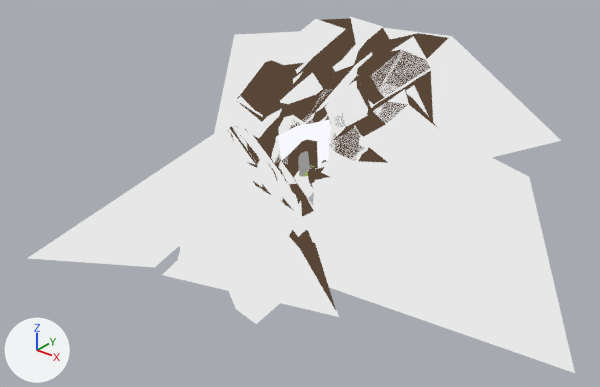
The Blender file alpine.blend as it was, and as the next commit left it.
Rendered twice from a camera (50 mm lens) standing at (1298.0, -1672.0, 996.0) and looking at (24.0, -79.0, 8.0). Lighting does not change. The marker at lower left points along +X, +Y and +Z.

Objects in the first picture: 'bsp', 'bsp.001'.
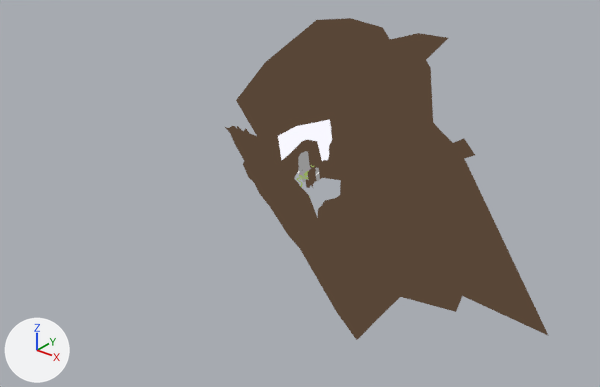
Commit message: Extend level

Pixel boxes [x1, y1, x2, y2] of what changed, in the pictures (600 x 387 px; the box of a moved part takes in the faces that stretch with it):
'bsp.001', hidden: before [28, 17, 575, 373]
'bsp', reshaped (47% wider, 9% taller): before [228, 18, 448, 312]; after [225, 18, 549, 340]
part 1 of me_bsp_mesh, built on: before [262, 59, 388, 216]; after [262, 58, 549, 340]
part 2 of me_bsp_mesh, moved or reshaped: before [359, 28, 390, 55]; after [313, 19, 390, 66]

The change, as a list of edits to the scene's bpy script:
```text
Change me_bsp_mesh:
    used by ob_bsp; parent = ob_frame; location = (-115.5, -53.01, 29.27)
    remove me_bsp_mesh.from_pydata(...)  # 2217 vertices, 4111 faces; spans x -279.0..548.0, y -412.0..560.0, z -53.0..330.0
    add me_bsp_mesh.from_pydata(...)  # 2412 vertices, 4279 faces, 1 loose edge; spans x -279.0..976.0, y -412.0..560.0, z -100.0..330.0
    me_bsp_mesh part 1: 25 vertices moved from x -54.0..265.0, y -135.0..268.0, z -35.0..187.0 to x -56.0..269.0, y -129.0..255.0, z -32.0..185.0; 75 vertices removed from x -98.0..297.0, y -142.0..231.0, z -53.0..217.0; 243 vertices added at x -97.0..976.0, y -397.0..292.0, z -100.0..234.0
    me_bsp_mesh part 2: 1 vertex moved from x 30.0, y 431.0, z 284.0 to x 31.0, y 430.0, z 288.0; 1 vertex added at x -17.0, y 403.0, z 299.0
Change ob_bsp_001:
    add ob_bsp_001.hide_set(True)
```
